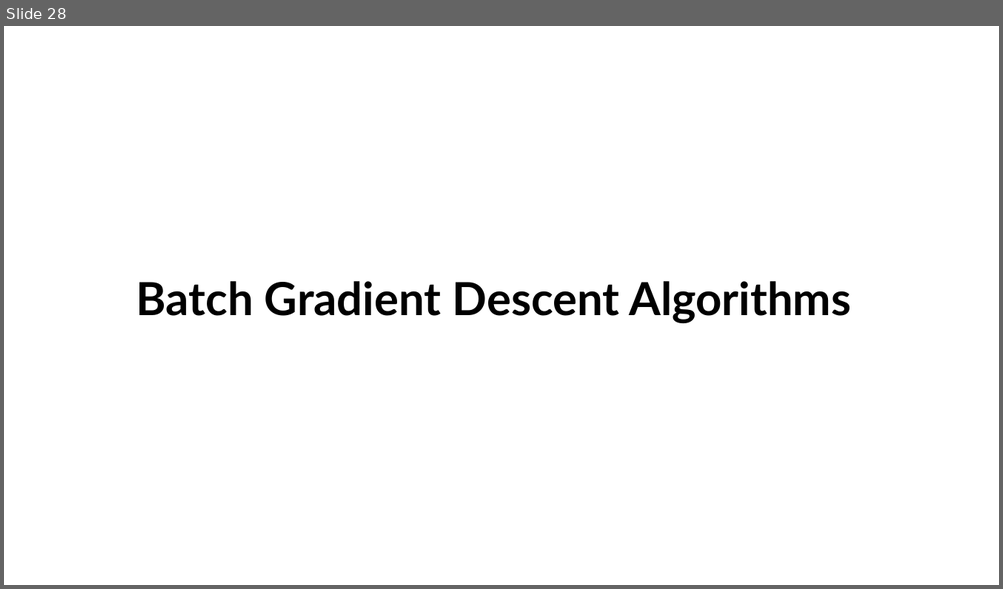
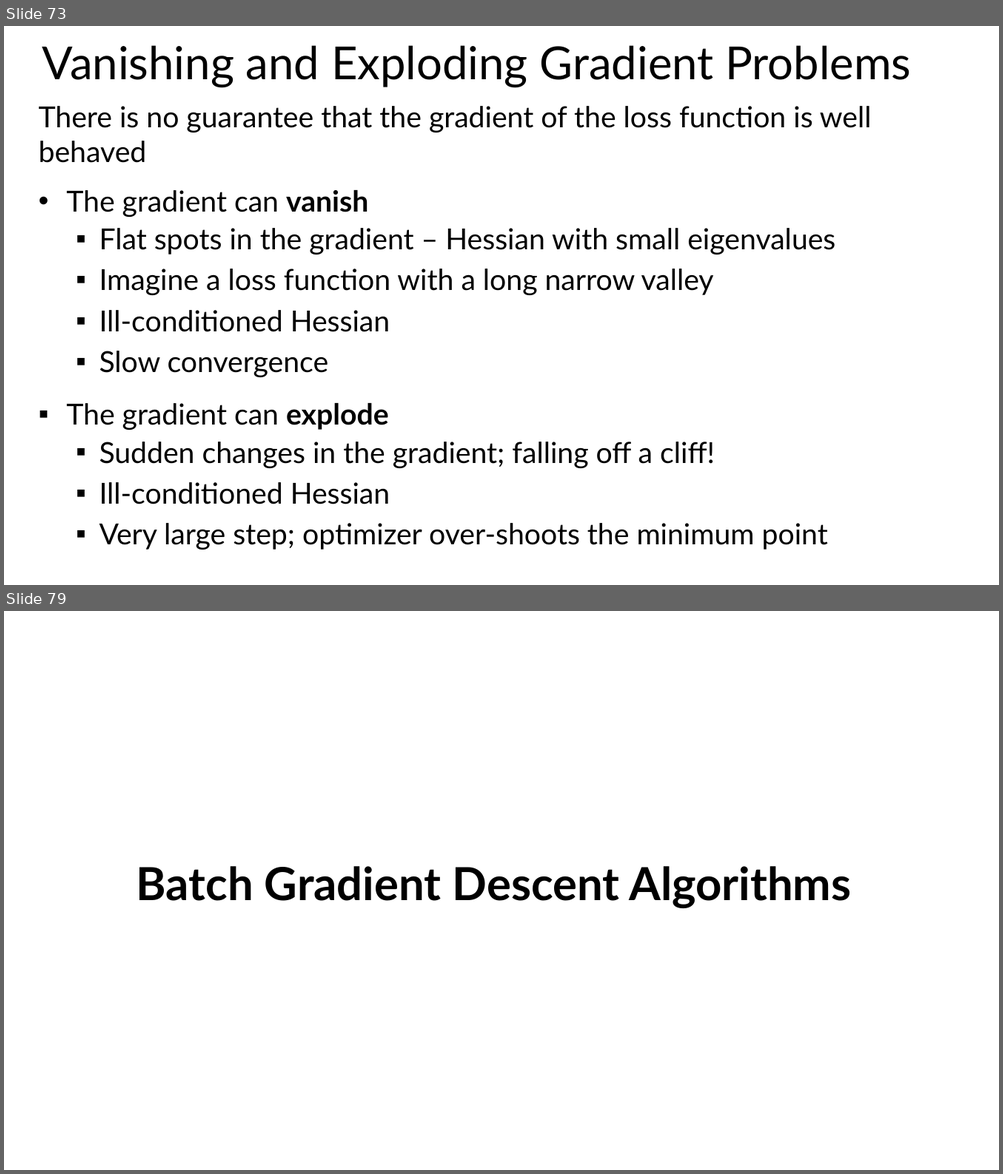
Before and after one commit to StephenElston/CSCI-E25, a slide deck: Slides/7_RegularizationAndOptimization.pptx. Shown one above the other, each under a label of ours: slide 28 before the commit, slides 73 and 79 after it; the slides between them are not shown. The pictures are 1003x589 and 1003x1174 pixels, drawn with LibreOffice and Linux fonts; fonts in the diff are those of the drawing. Boxes give left, top, right and bottom in pixels: in the first picture for what was removed or moved away, otherwise in the second. Text is boxed around its words. In the diff, an @@ line names an element or a change of style, - is before the commit and + after.

```diff
--- a/Slides/7_RegularizationAndOptimization.pptx
+++ b/Slides/7_RegularizationAndOptimization.pptx
@@ slide 73 added at (4, 26, 999, 585), background #FFFFFF @@
@@ title added at (42, 45, 910, 88), 44 pt, text #000000 @@
+Vanishing and Exploding Gradient Problems
@@ text added at (39, 106, 871, 550), 28 pt, text #000000 @@
+There is no guarantee that the gradient of the loss function is well behaved
+• The gradient can vanish
+  ▪ Flat spots in the gradient – Hessian with small eigenvalues
+  ▪ Imagine a loss function with a long narrow valley
+  ▪ Ill-conditioned Hessian
+  ▪ Slow convergence
+▪ The gradient can explode
+  ▪ Sudden changes in the gradient; falling off a cliff!
+  ▪ Ill-conditioned Hessian
+  ▪ Very large step; optimizer over-shoots the minimum point
@@ what was slide 28 is now slide 79 @@
```
Also in this commit, not shown: 12 slides changed, 20 other slides added.
